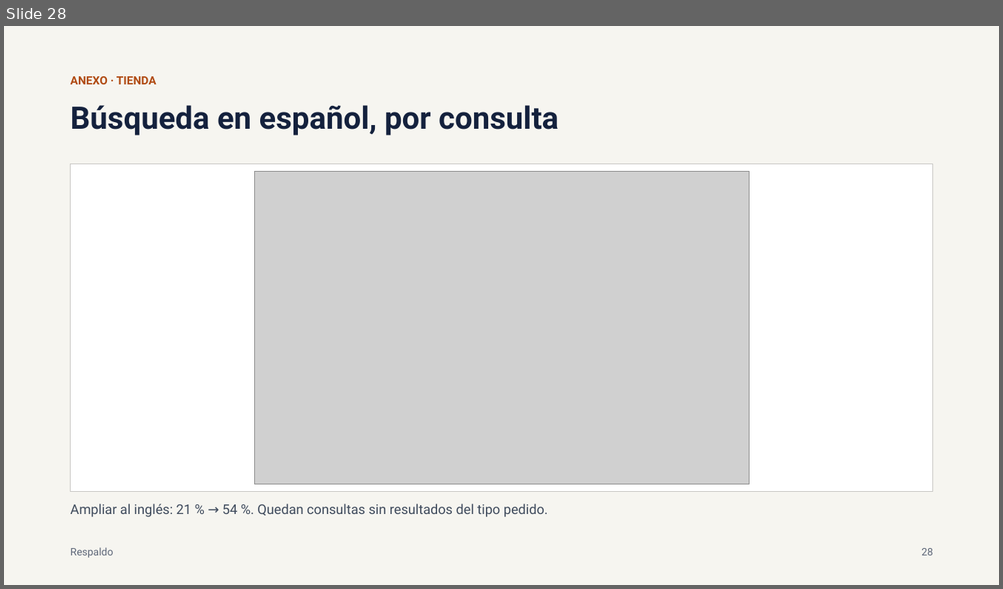
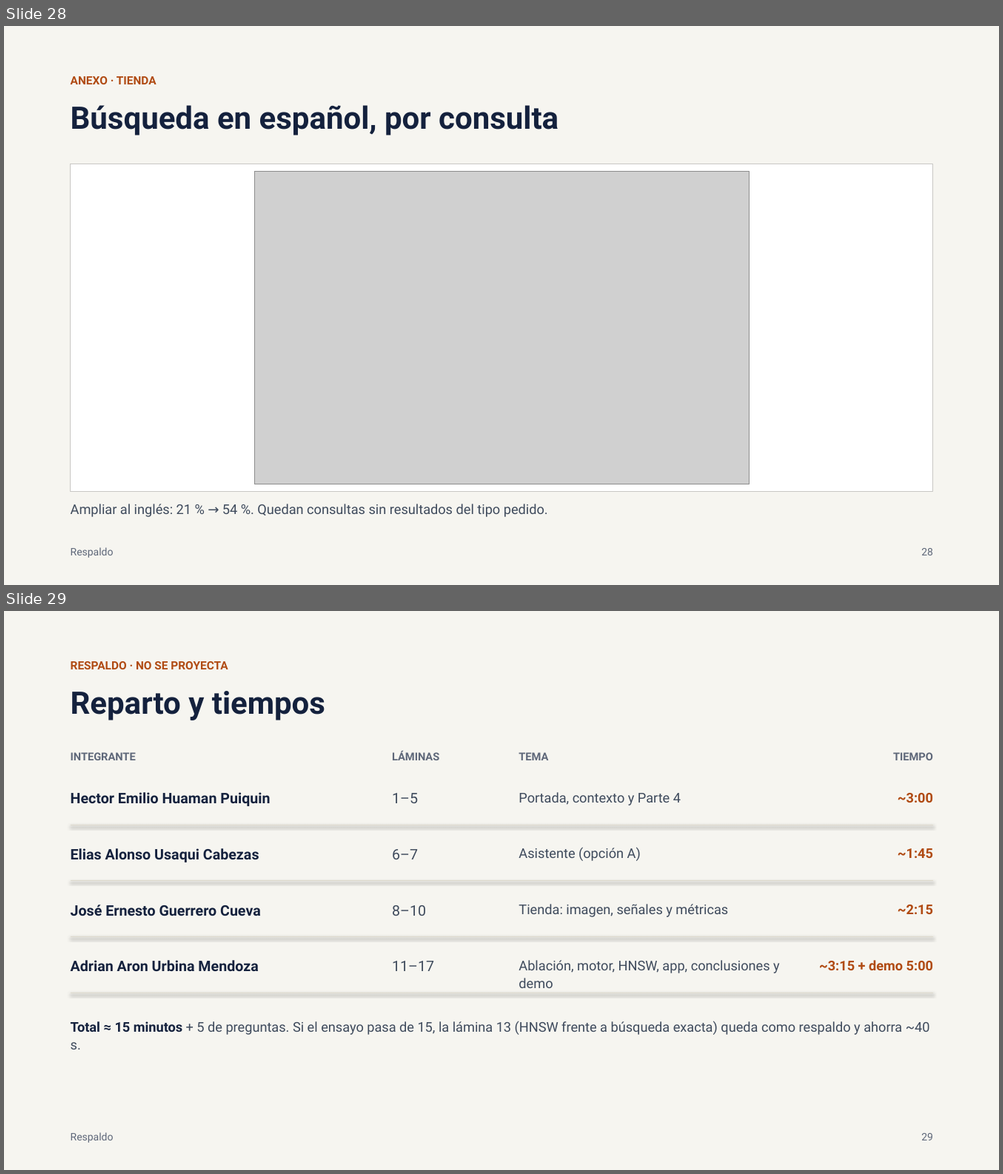
Before and after one commit to josegc02/Multimodal-tiny-database-engine, a slide deck: docs/presentacion/Presentacion_Final_BD2.pptx. Shown one above the other, each under a label of ours: slide 28 before the commit, slides 28 and 29 after it. The pictures are 1003x589 and 1003x1174 pixels, drawn with LibreOffice and Linux fonts; fonts in the diff are those of the drawing; grey boxes stand for pictures. Boxes give left, top, right and bottom in pixels: in the first picture for what was removed or moved away, otherwise in the second. Text is boxed around its words. In the diff, an @@ line names an element or a change of style, - is before the commit and + after.

Commit message:
docs(presentacion): notas del orador, reparto por integrante y demo de 5 minutos

```diff
--- a/docs/presentacion/Presentacion_Final_BD2.pptx
+++ b/docs/presentacion/Presentacion_Final_BD2.pptx
@@ slide 29 added at (4, 611, 999, 1170), background #F6F5F0 @@
@@ text added at (71, 661, 227, 669), 11 pt, text #B04A12, bold @@
+RESPALDO · NO SE PROYECTA
@@ text added at (71, 691, 325, 721), 30 pt, text #14213D, bold @@
+Reparto y tiempos
@@ text added at (71, 752, 136, 760), 10.5 pt, text #5E6779, bold @@
+INTEGRANTE
@@ text added at (392, 751, 439, 760), 10.5 pt, text #5E6779, bold @@
+LÁMINAS
@@ text added at (518, 752, 548, 760), 10.5 pt, text #5E6779, bold @@
+TEMA
@@ text added at (893, 752, 933, 760), 10.5 pt, text #5E6779, bold @@
+TIEMPO
@@ text added at (71, 792, 270, 806), 14 pt, text #14213D, bold @@
+Hector Emilio Huaman Puiquin
@@ text added at (392, 793, 418, 803), 14 pt, text #3E4A5C @@
+1–5
@@ text added at (518, 792, 680, 806), 13 pt, text #3E4A5C @@
+Portada, contexto y Parte 4
@@ text added at (897, 793, 933, 803), 13 pt, text #B04A12, bold @@
+~3:00
@@ line added from (71, 825) to (933, 825), #DDD9CC 0.75 pt @@
@@ text added at (71, 849, 259, 863), 14 pt, text #14213D, bold @@
+Elias Alonso Usaqui Cabezas
@@ text added at (392, 849, 418, 860), 14 pt, text #3E4A5C @@
+6–7
@@ text added at (518, 847, 640, 861), 13 pt, text #3E4A5C @@
+Asistente (opción A)
@@ text added at (897, 849, 933, 858), 13 pt, text #B04A12, bold @@
+~1:45
@@ line added from (71, 881) to (933, 881), #DDD9CC 0.75 pt @@
@@ text added at (71, 905, 261, 917), 14 pt, text #14213D, bold @@
+José Ernesto Guerrero Cueva
@@ text added at (392, 906, 426, 916), 14 pt, text #3E4A5C @@
+8–10
@@ text added at (518, 904, 728, 917), 13 pt, text #3E4A5C @@
+Tienda: imagen, señales y métricas
@@ text added at (897, 905, 933, 914), 13 pt, text #B04A12, bold @@
+~2:15
@@ line added from (71, 937) to (933, 937), #DDD9CC 0.75 pt @@
@@ text added at (71, 960, 258, 972), 14 pt, text #14213D, bold @@
+Adrian Aron Urbina Mendoza
@@ text added at (392, 961, 434, 971), 14 pt, text #3E4A5C @@
+11–17
@@ text added at (518, 960, 780, 988), 13 pt, text #3E4A5C @@
+Ablación, motor, HNSW, app, conclusiones y demo
@@ text added at (819, 960, 933, 971), 13 pt, text #B04A12, bold @@
+~3:15 + demo 5:00
@@ line added from (71, 993) to (933, 993), #DDD9CC 0.75 pt @@
@@ text added at (71, 1021, 930, 1050), 13 pt, text #3E4A5C @@
+Total ≈ 15 minutos + 5 de preguntas. Si el ensayo pasa de 15, la lámina 13 (HNSW frente a búsqueda exacta) queda como respaldo y ahorra ~40 s.
@@ text added at (71, 1133, 114, 1143), 10 pt, text #5E6779 @@
+Respaldo
@@ text added at (921, 1133, 933, 1141), 10 pt, text #5E6779 @@
+29
```
Also in this commit, not shown: 9 slides changed.
